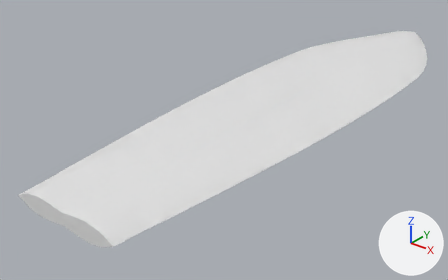
One commit to the glTF model godot/assets/waffen/modelle/messerklinge/t5_4.glb: the scene before it, then after it.
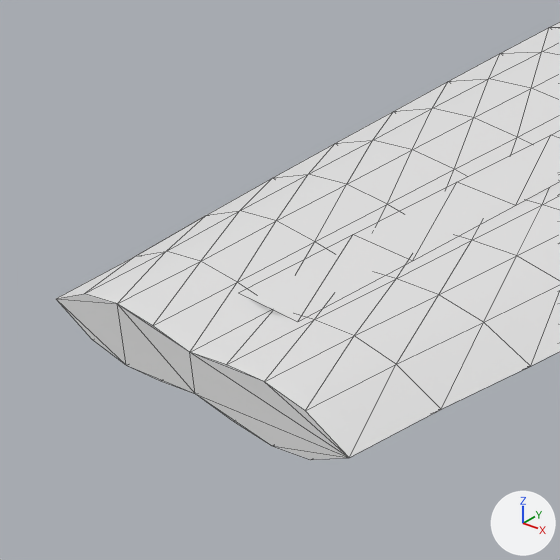
Each version appears first whole from a 50 mm lens placed at (0.1329, -0.0045, 0.1001), pointed at (-0.0171, 0.183, -0.0161), and next in a close-up on the part from 0% to 41% of the width and 35% to 100% of the height. The lights are fixed; the arrows at lower right show +X, +Y and +Z. The older version's two pictures come first. The close-ups show mesh edges as thin lines. Vertices at exactly the same position are counted once.

Names of what the first close-up shows: 'messerklinge_t5_4'.
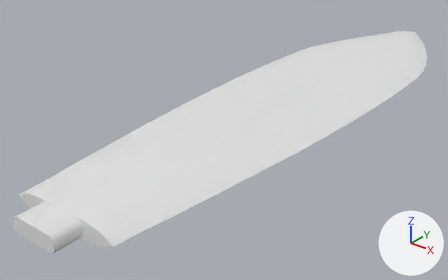
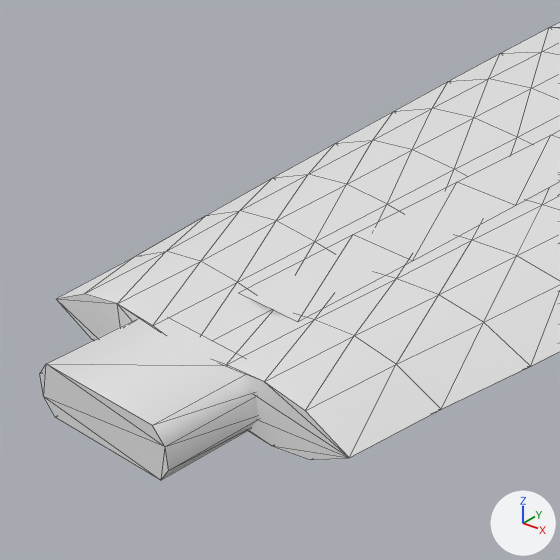
Where the change shows, as pixel boxes (x1, y1, x2, y2) in the close-ups (560 x 560 px):
'messerklinge_t5_4', reshaped
    before: (56, 22, 560, 460)
    after: (40, 22, 560, 480)
part 1 of me_messerklinge_t5_4, added
    after: (40, 319, 258, 480)

Diff of the bpy script that builds the scene:
```diff
--- a/godot/assets/waffen/modelle/messerklinge/t5_4.glb.py
+++ b/godot/assets/waffen/modelle/messerklinge/t5_4.glb.py
@@ me_messerklinge_t5_4 @@
 # used by ob_messerklinge_t5_4; location = (0.0, 0.0, 0.0)
-me_messerklinge_t5_4.from_pydata(...)  # 421 vertices, 798 faces; spans x -0.033..0.033, y 0.086..0.338, z -0.004..0.004
+me_messerklinge_t5_4.from_pydata(...)  # 437 vertices, 826 faces; spans x -0.033..0.033, y 0.076..0.338, z -0.004..0.004
+# me_messerklinge_t5_4 part 1: a new loose piece of 16 vertices spanning x -0.009..0.009, y 0.076..0.088, z -0.003..0.003, in mat_klinge (white #e7e7e7)
 me_messerklinge_t5_4.materials.append(mat_klinge)
```
